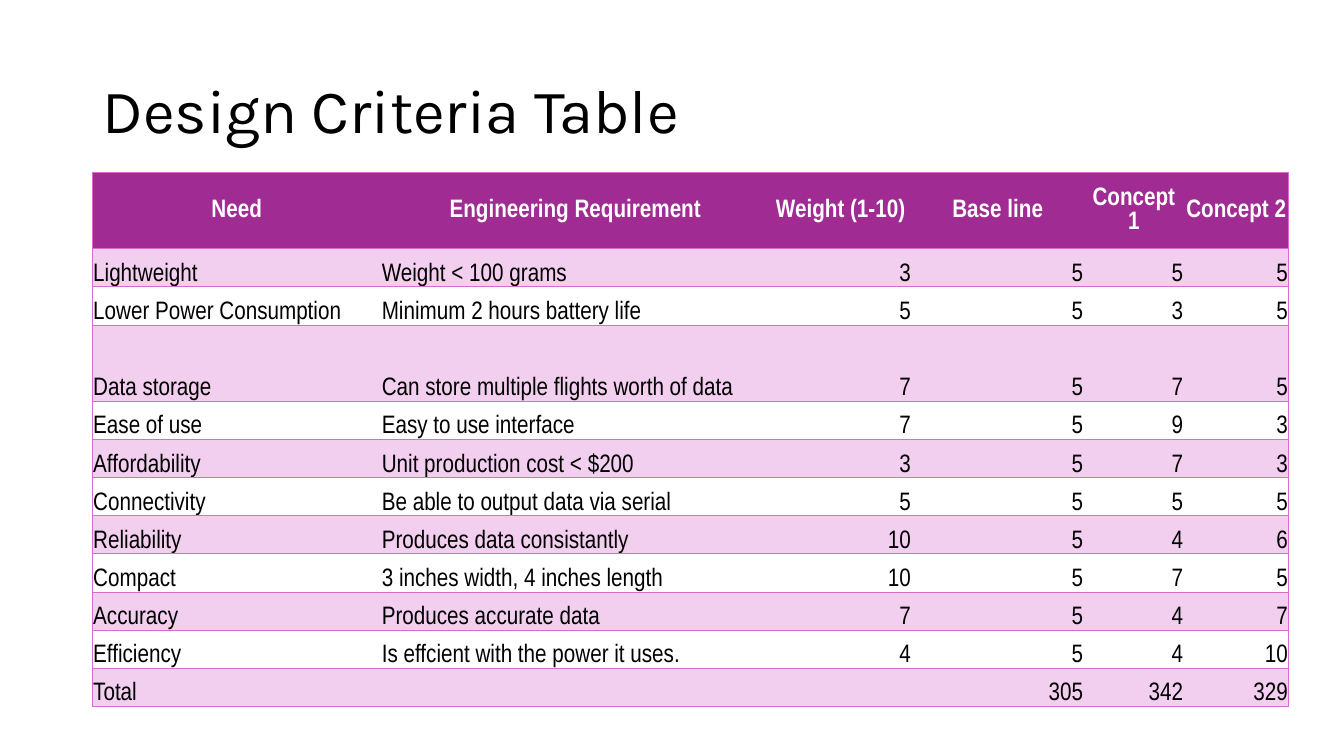
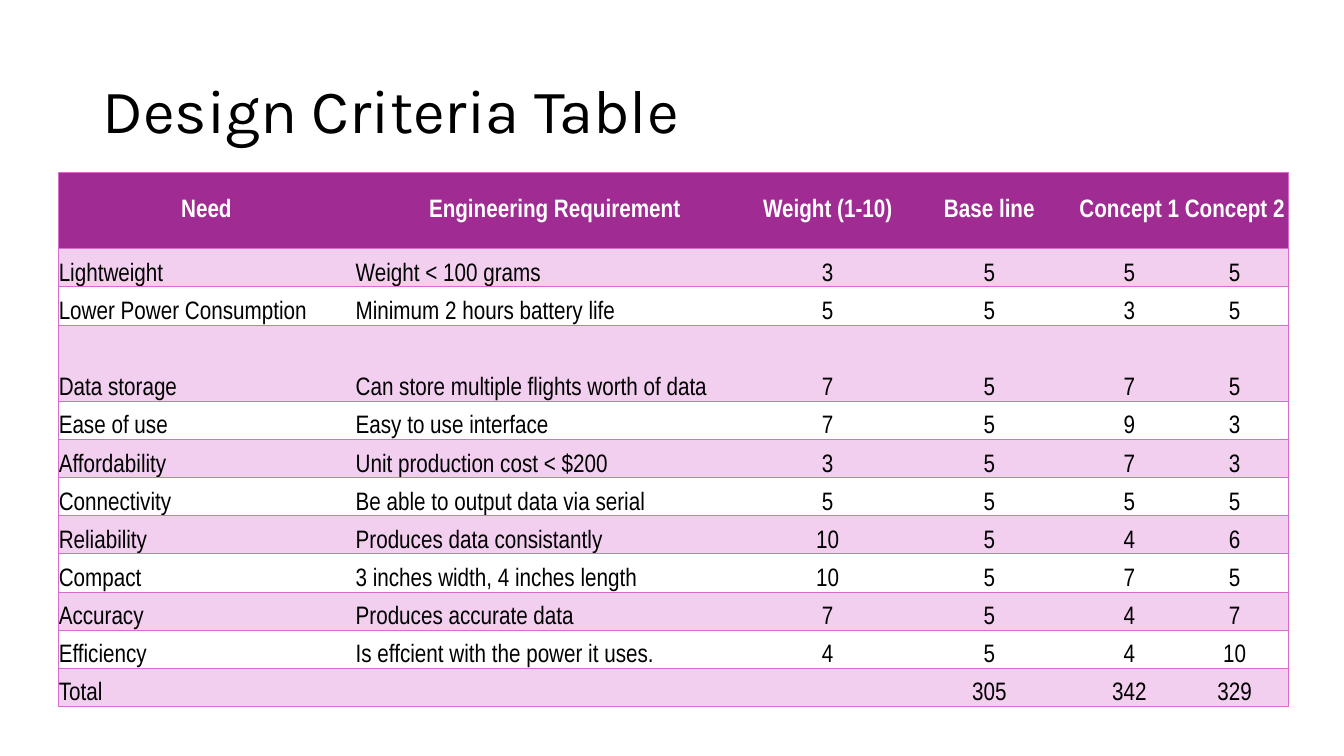
Before and after one commit to Tannyr-Singleterry/ECE590_SeniorDesign, a slide deck: slide 8 of Documents/CDR/CDR_Presentation.pptx. Drawn at 1344x756 pixels with LibreOffice and Linux fonts; fonts in the diff are those of the drawing. Boxes give left, top, right and bottom in pixels: in the first picture for what was removed or moved away, otherwise in the second. Text is boxed around its words. In the diff, an @@ line names an element or a change of style, - is before the commit and + after.

```diff
--- a/Documents/CDR/CDR_Presentation.pptx
+++ b/Documents/CDR/CDR_Presentation.pptx
@@ table at (57, 172, 1290, 711) @@
@@ alignment right to centre @@
@@ table: place and size @@
-table at (93, 172, 1290, 711)
+table at (57, 172, 1290, 711)
```
Also in this commit, not shown: 1 other slide changed, 1 other file.
